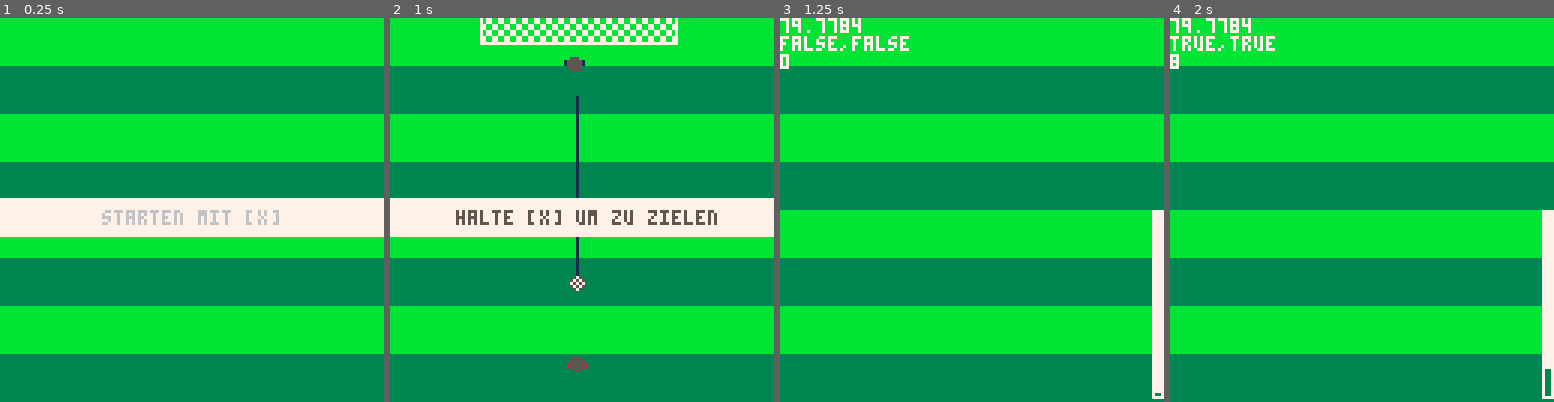
Above: before the commit, frames 1-4 (left to right).
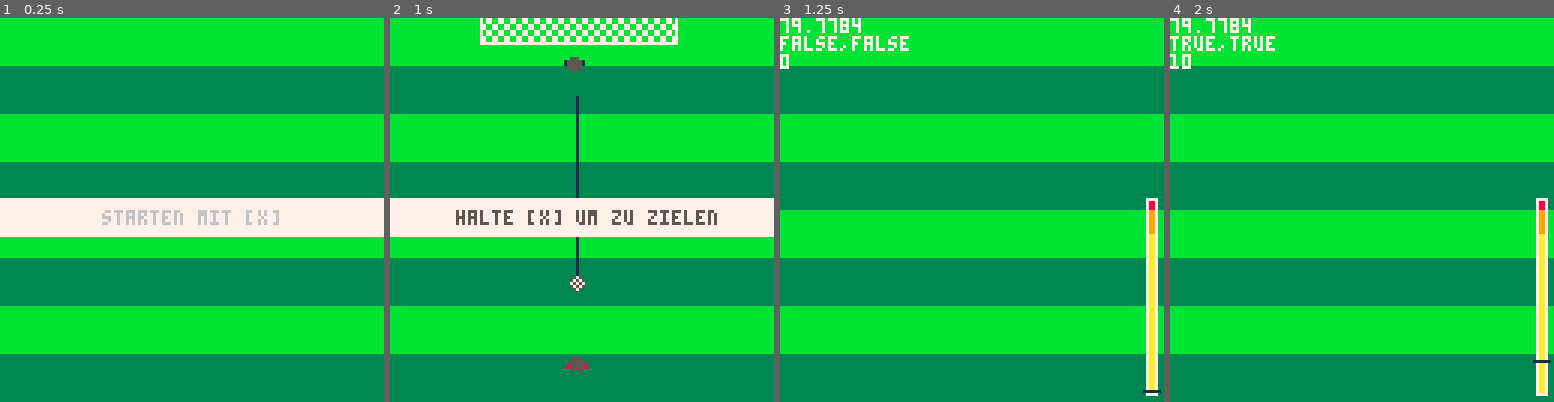
Above: after the commit, the same moments.

Repository: zothynine/torchance
Game: PICO-8 cartridge elfmeter.p8
Same seed, same stepped clock (60 frames per second), same inputs: the game is played once before the commit and once after it.
Inputs:
- Up to frame 1 (0.25 s): no input
- Up to frame 2 (1 s): tap X (X key) at 0.33 s
- Up to frame 3 (1.25 s): tap X (X key) at 1.07 s
- Up to frame 4 (2 s): tap X (X key) at 1.85 s

Frames 1-2 are identical in both runs. In frame 3, 2.0% of the frame differs, in the area x 94-100%, y 46-100%; in frame 4, 2.1%, in the area x 0-100%, y 9-100%.

Commit message:
Strength bar makeover

Diff:
--- a/elfmeter.p8
+++ b/elfmeter.p8
@@ -149,20 +148,26 @@
 
 		kicking.stren+=kicking.velo
 
-		if kicking.stren <= 0
-			or kicking.stren >= 60 then
-			kicking.velo *= -1
+		--if kicking.stren <= 0
+		--	or kicking.stren >= 62 then
+		--	kicking.velo *= -1
+		--end
+		if kicking.stren >= 62 then
+			kicking.ended = true
 		end
 	end
 end
 
 function draw_kick()
+	local str_y = 124-kicking.stren
 	cls()
 	draw_field_top()
 	-- strength bar
-	rectfill(124,64,127,126,7)
-	rectfill(125,125-kicking.stren,126,125,3)
-	--rect(124,64,127,127,7)
+	rectfill(122,60,125,125,7)
+	rectfill(123,61,124,124,10)
+	rectfill(123,61,124,71,9)
+	rectfill(123,61,124,63,8)
+	line(121,str_y,126,str_y,1)
 
 	--debug
 	color(7)
@@ -203,8 +208,7 @@
 	kicking.started = false
 	kicking.ended = false
 	kicking.stren = 0
-	--kicking.velo = 2
-	kicking.velo = 2
+	kicking.velo = 2.5
 	hint.colors = {7,6,5,5,6}
 	hint.colpos = 1
 	hint.txtcol = hint.colors[1]
